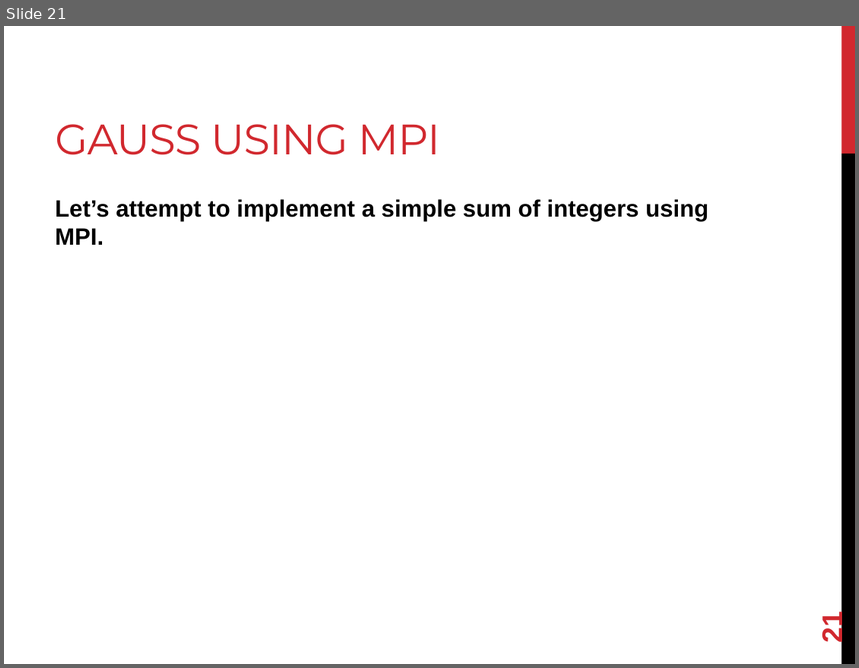
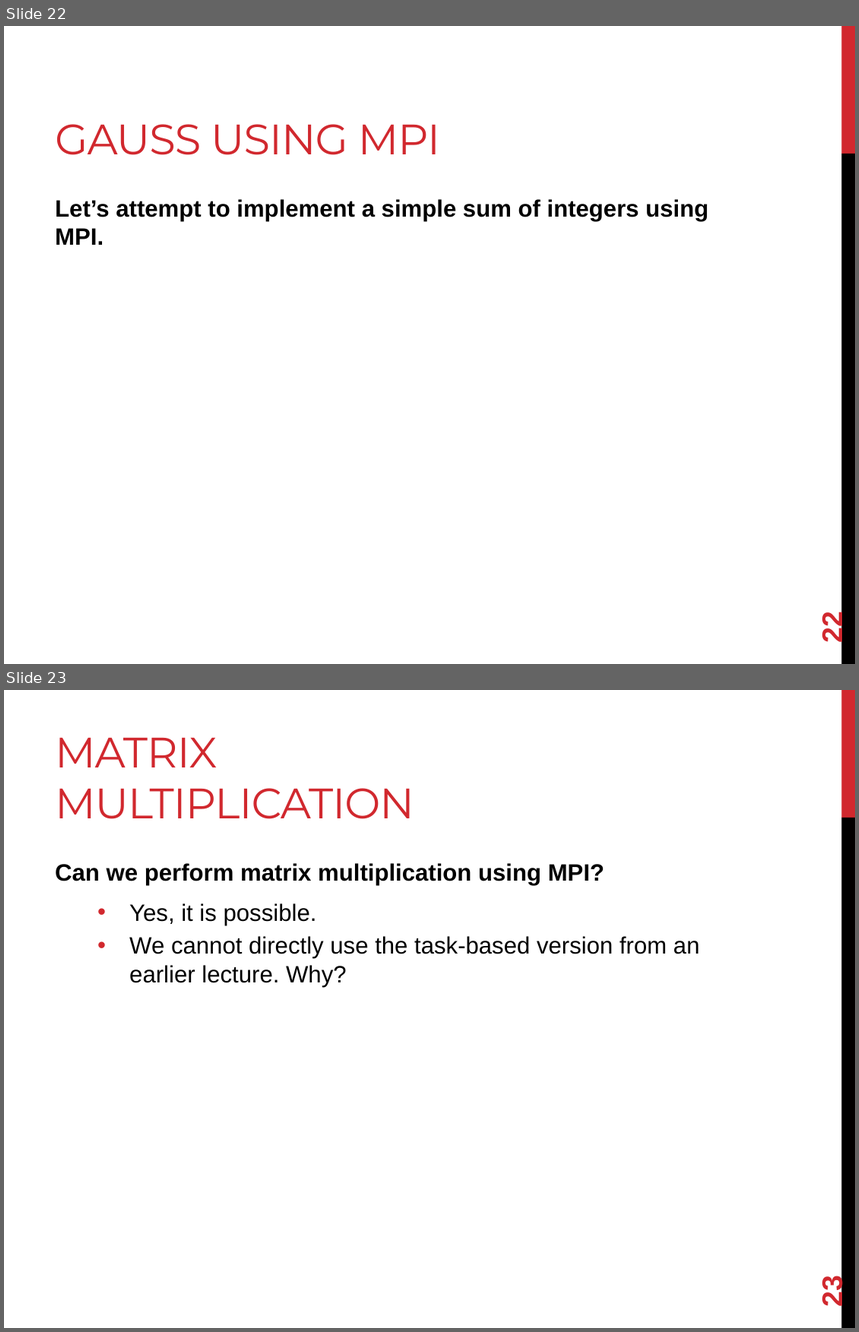
Before and after one commit to joshpeterson/DevelopingConcurrentSoftware, a slide deck: Lectures/Introduction to MPI/Introduction to MPI.pptx. Shown one above the other, each under a label of ours: slide 21 before the commit, slides 22 and 23 after it. The pictures are 859x668 and 859x1332 pixels, drawn with LibreOffice and Linux fonts; fonts in the diff are those of the drawing. Boxes give left, top, right and bottom in pixels: in the first picture for what was removed or moved away, otherwise in the second. Text is boxed around its words. In the diff, an @@ line names an element or a change of style, - is before the commit and + after.

```diff
--- a/Lectures/Introduction to MPI/Introduction to MPI.pptx
+++ b/Lectures/Introduction to MPI/Introduction to MPI.pptx
@@ slide 23 added at [4, 690, 855, 1328], background #FFFFFF; not listed: 2 template elements that a slide beside it also shows @@
@@ title added at [55, 737, 414, 819], 36 pt, text #D1282E @@
+MATRIX MULTIPLICATION
@@ text added at [55, 863, 700, 987], 20 pt, text #000000 @@
+Can we perform matrix multiplication using MPI?
+  • Yes, it is possible.
+  • We cannot directly use the task-based version from an earlier lecture. Why?
@@ page number added at [816, 1279, 848, 1306], 24 pt, text #D1282E, bold @@
+23
@@ what was slide 21 is now slide 22 @@
@@ page number at [816, 615, 848, 642]: text changed @@
-21
+22
```
Also in this commit, not shown: 1 slide changed, 1 other slide added.
